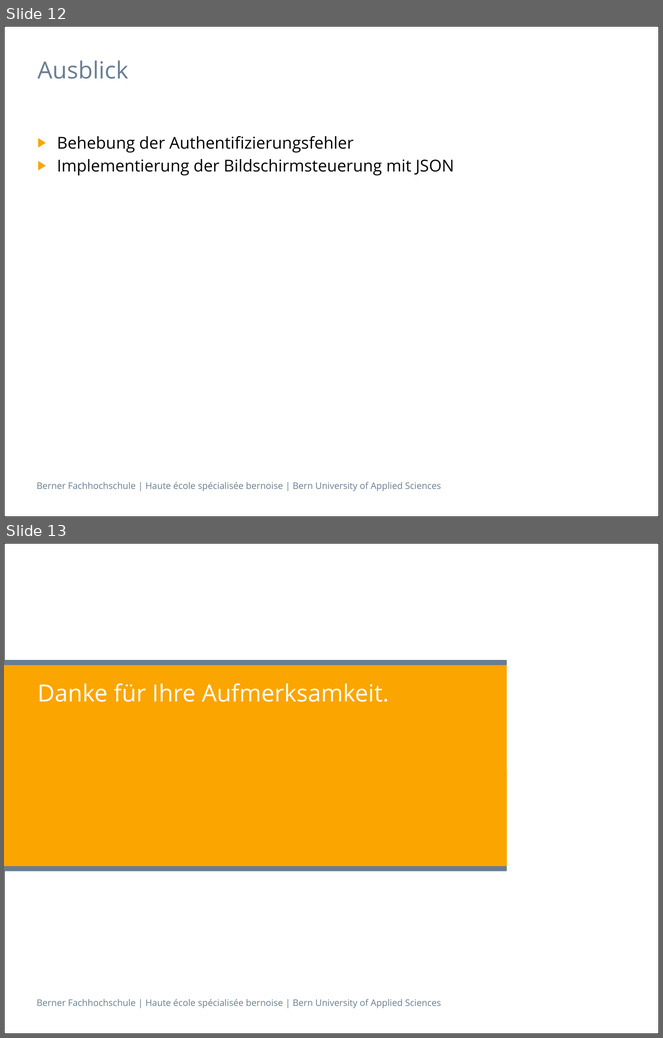
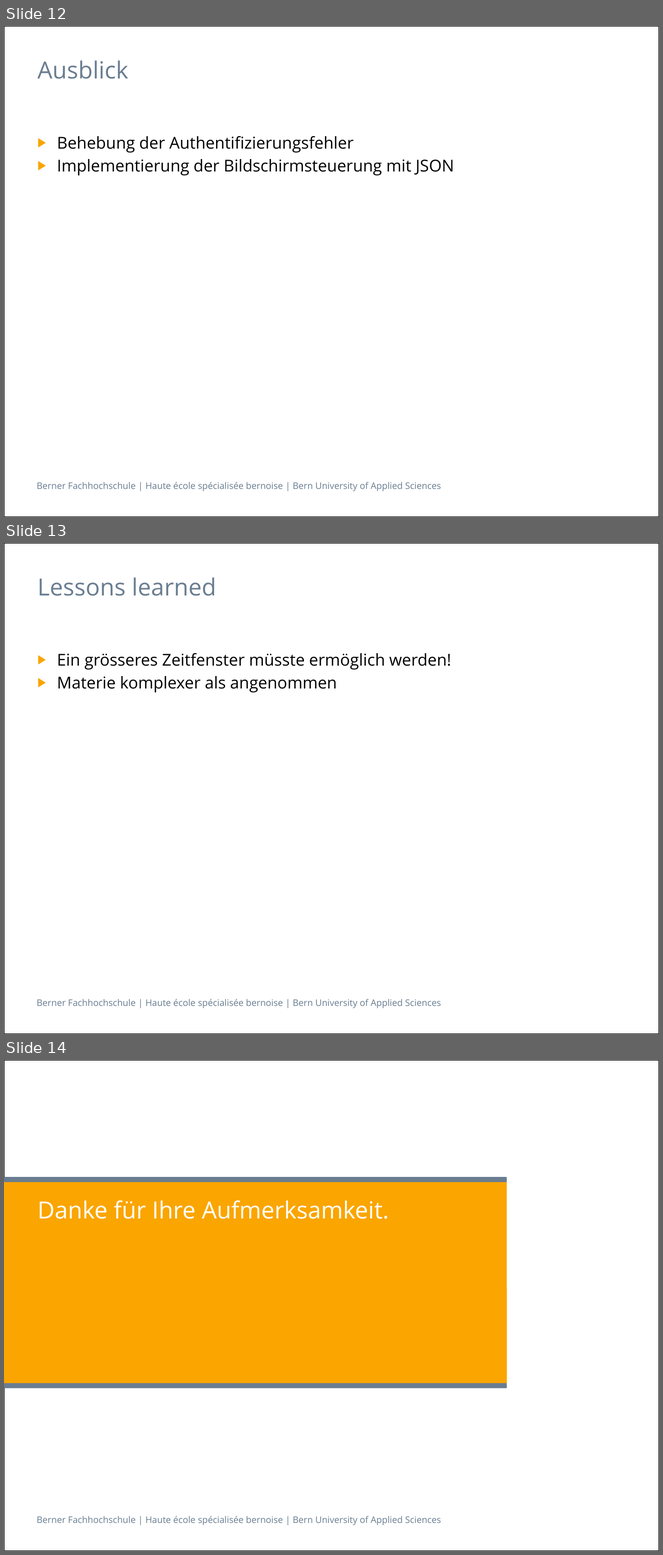
Before and after one commit to ramol1/MisMatrix, a slide deck: documentation/mismatrix_endpräsentation_präsentation.pptx. Shown one above the other, each under a label of ours: slides 12 and 13 before the commit, slides 12, 13 and 14 after it. The pictures are 663x1038 and 663x1555 pixels, drawn with LibreOffice and Linux fonts; fonts in the diff are those of the drawing. Boxes give left, top, right and bottom in pixels: in the first picture for what was removed or moved away, otherwise in the second. Text is boxed around its words. In the diff, an @@ line names an element or a change of style, - is before the commit and + after.

```diff
--- a/documentation/mismatrix_endpräsentation_präsentation.pptx
+++ b/documentation/mismatrix_endpräsentation_präsentation.pptx
@@ slide 13 added at (4,543,659,1034), background #FFFFFF; not listed: 2 template elements that a slide beside it also shows @@
@@ title added at (37,577,216,596), 26 pt, text #697D91 @@
+Lessons learned
@@ text added at (57,653,451,693), 18 pt, text #000000 @@
+▶ Ein grösseres Zeitfenster müsste ermöglich werden!
+▶ Materie komplexer als angenommen
@@ what was slide 13 is now slide 14 @@
```
Also in this commit, not shown: 1 slide changed.
